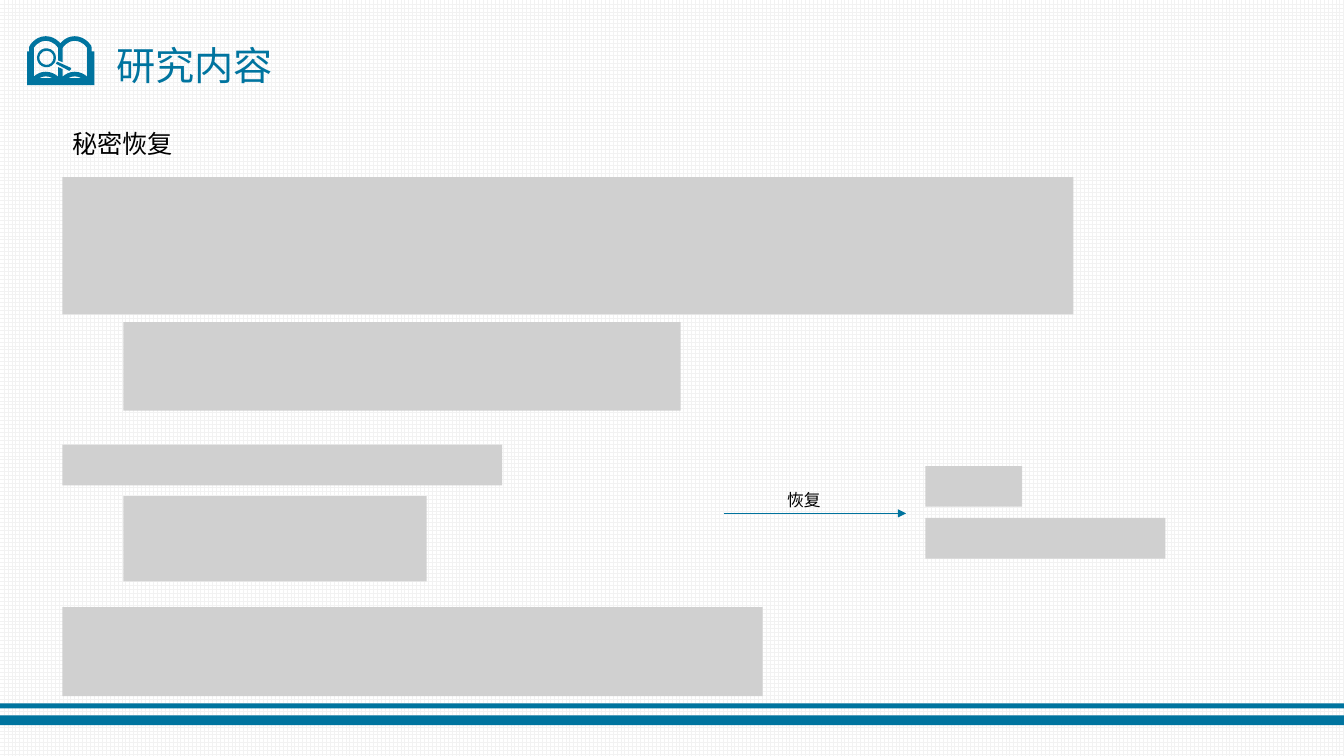
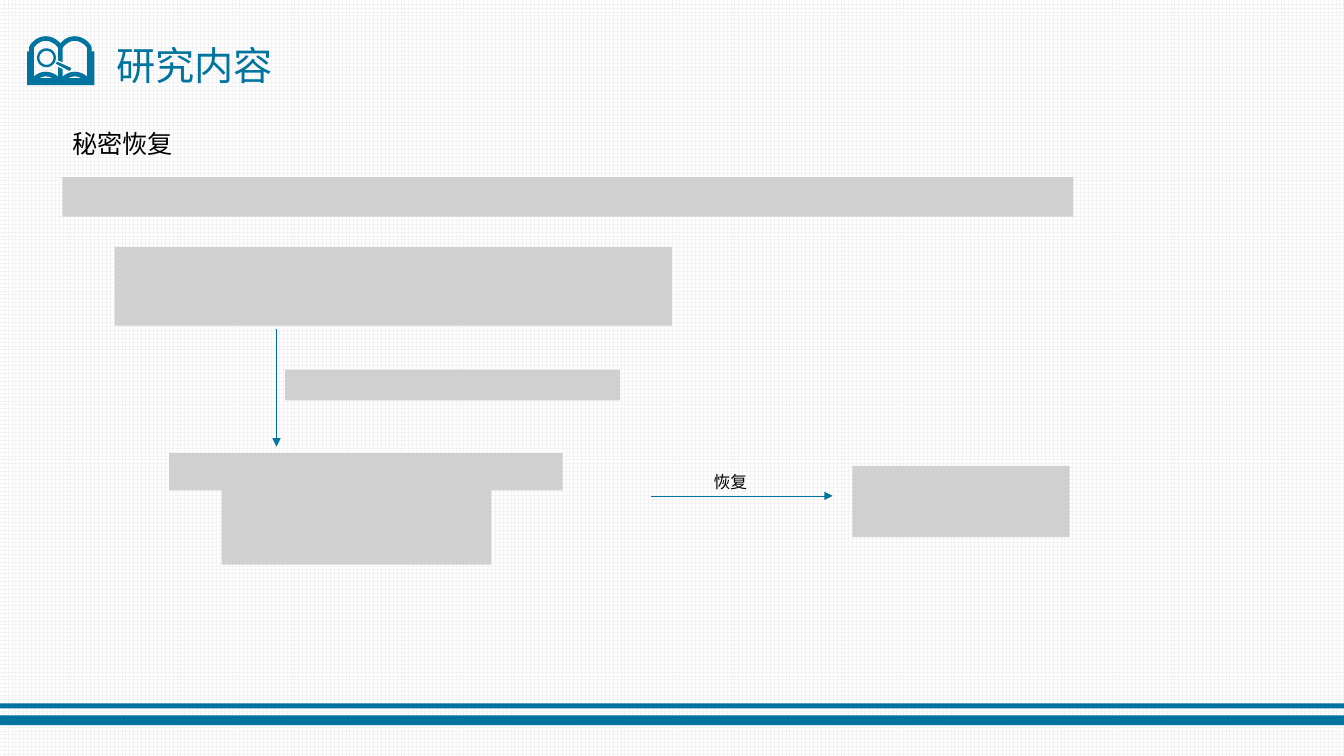
Before and after one commit to jiangquanli-0304/notary, a slide deck: slide 19 of 开题报告.pptx (slide 18 before the commit). Drawn at 1344x756 pixels with LibreOffice and Linux fonts; fonts in the diff are those of the drawing; grey boxes stand for pictures. Boxes give left, top, right and bottom in pixels: in the first picture for what was removed or moved away, otherwise in the second. Text is boxed around its words. In the diff, an @@ line names an element or a change of style, - is before the commit and + after.

```diff
--- a/开题报告.pptx
+++ b/开题报告.pptx
@@ picture: place and size @@
-picture at bbox=[63, 177, 1074, 315]
+picture at bbox=[63, 177, 1074, 217]
@@ picture added at bbox=[115, 247, 673, 326] @@
@@ picture removed at bbox=[123, 323, 681, 411] @@
@@ arrow added from (276, 329) to (276, 447), #00739E 0.5 pt @@
@@ picture added at bbox=[285, 370, 621, 400] @@
@@ picture: place and size @@
-picture at bbox=[63, 445, 503, 485]
+picture at bbox=[169, 454, 563, 491]
@@ text "恢复": place and size @@
-text "恢复" at bbox=[787, 492, 821, 508]
+text "恢复" at bbox=[714, 474, 748, 490]
@@ picture: place and size @@
-picture at bbox=[926, 466, 1022, 506]
+picture at bbox=[853, 466, 1071, 537]
@@ picture removed at bbox=[123, 496, 426, 582] @@
@@ picture added at bbox=[222, 489, 492, 565] @@
@@ arrow moved from (725, 513) - (906, 513) to (651, 496) - (833, 496) @@
@@ picture removed at bbox=[926, 518, 1166, 559] @@
@@ picture removed at bbox=[63, 607, 763, 696] @@
```
Also in this commit, not shown: 12 other slides changed, 1 slide added, 2 slides removed, 6 other files.
